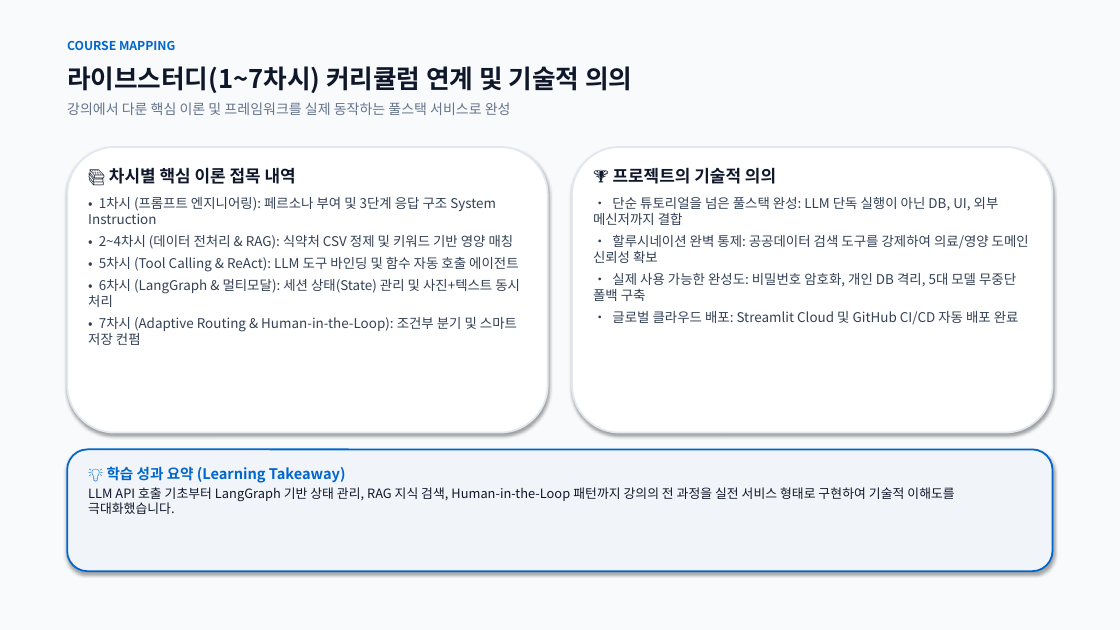
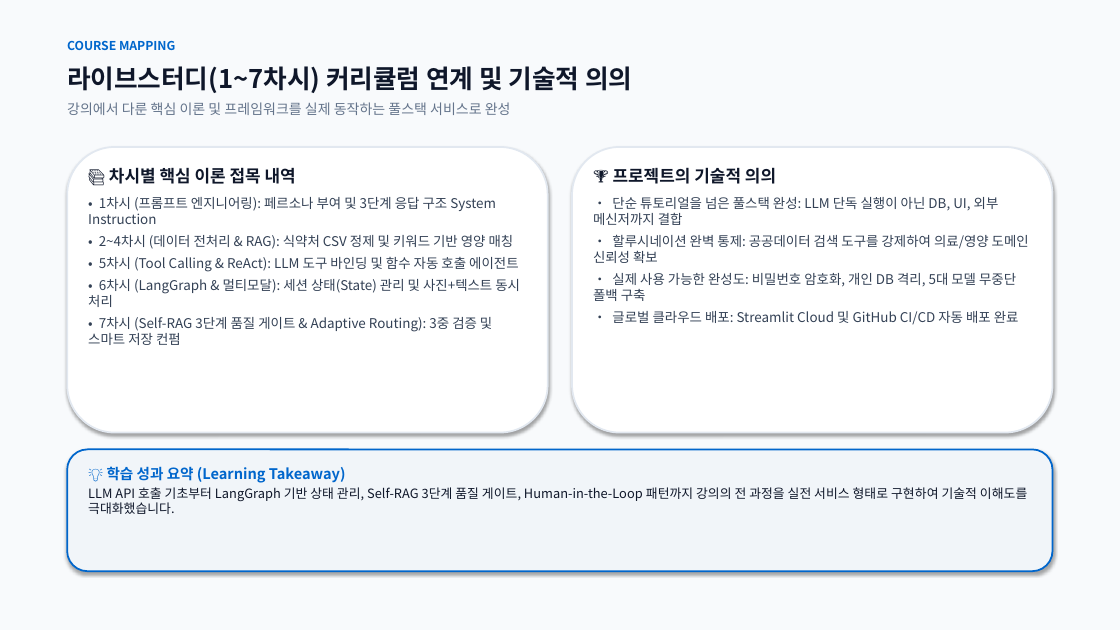
Before and after one commit to rye6837-web/impossible_to_get_lost_my_weight, a slide deck: slide 12 of AI_Diet_Coach_Presentation.pptx (slide 11 before the commit). Drawn at 1120x630 pixels with LibreOffice and Linux fonts; fonts in the diff are those of the drawing. Boxes give left, top, right and bottom in pixels: in the first picture for what was removed or moved away, otherwise in the second. Text is boxed around its words. In the diff, an @@ line names an element or a change of style, - is before the commit and + after.

```diff
--- a/AI_Diet_Coach_Presentation.pptx
+++ b/AI_Diet_Coach_Presentation.pptx
@@ text at bbox=[88, 317, 492, 345]: text changed @@
-• 7차시 (Adaptive Routing & Human-in-the-Loop): 조건부 분기 및 스마트 저장 컨펌
+• 7차시 (Self-RAG 3단계 품질 게이트 & Adaptive Routing): 3중 검증 및 스마트 저장 컨펌
@@ text at bbox=[88, 487, 1027, 514]: text changed @@
-LLM API 호출 기초부터 LangGraph 기반 상태 관리, RAG 지식 검색, Human-in-the-Loop 패턴까지 강의의 전 과정을 실전 서비스 형태로 구현하여 기술적 이해도를 극대화했습니다.
+LLM API 호출 기초부터 LangGraph 기반 상태 관리, Self-RAG 3단계 품질 게이트, Human-in-the-Loop 패턴까지 강의의 전 과정을 실전 서비스 형태로 구현하여 기술적 이해도를 극대화했습니다.
```
Also in this commit, not shown: 8 other slides changed, 1 slide added, 1 other file.
